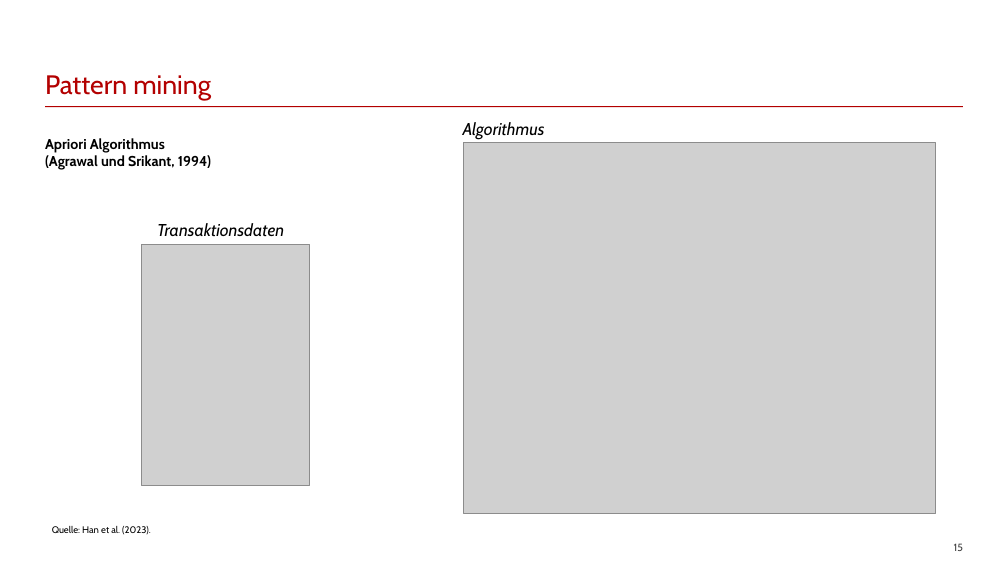
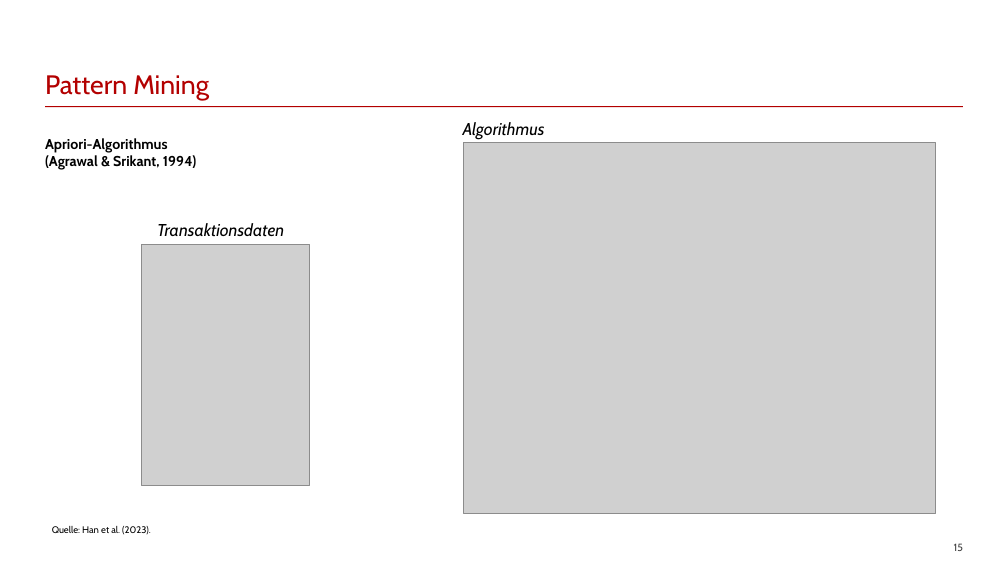
Before and after one commit to franzmohr/intro-data-mining-de, a slide deck: slide 15 of data-mining.odp. Drawn at 1008x567 pixels with LibreOffice and Linux fonts; fonts in the diff are those of the drawing; grey boxes stand for pictures. Boxes give left, top, right and bottom in pixels: in the first picture for what was removed or moved away, otherwise in the second. Text is boxed around its words. In the diff, an @@ line names an element or a change of style, - is before the commit and + after.

```diff
--- a/data-mining.odp
+++ b/data-mining.odp
@@ title at box(45, 75, 209, 100): text changed @@
-Pattern mining
+Pattern Mining
@@ text at box(45, 138, 196, 170): text changed @@
-Apriori Algorithmus
-(Agrawal und Srikant, 1994)
+Apriori-Algorithmus
+(Agrawal & Srikant, 1994)
```
Also in this commit, not shown: 24 other slides changed, 5 slides added, 8 other files.
